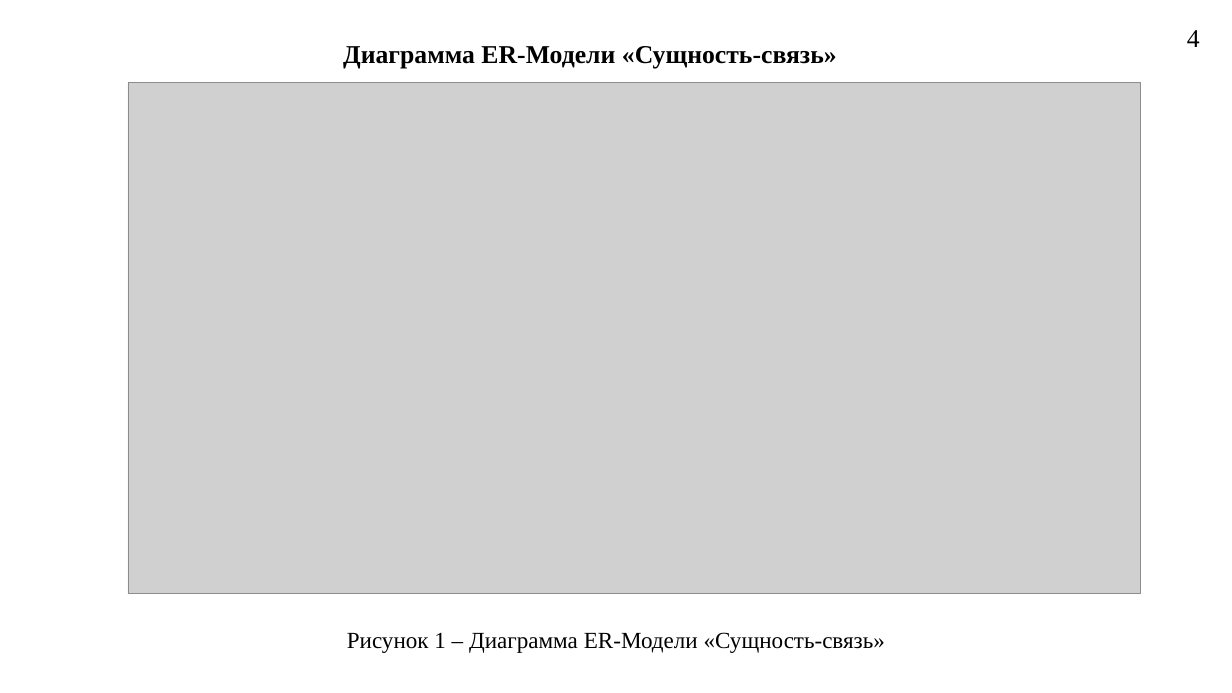
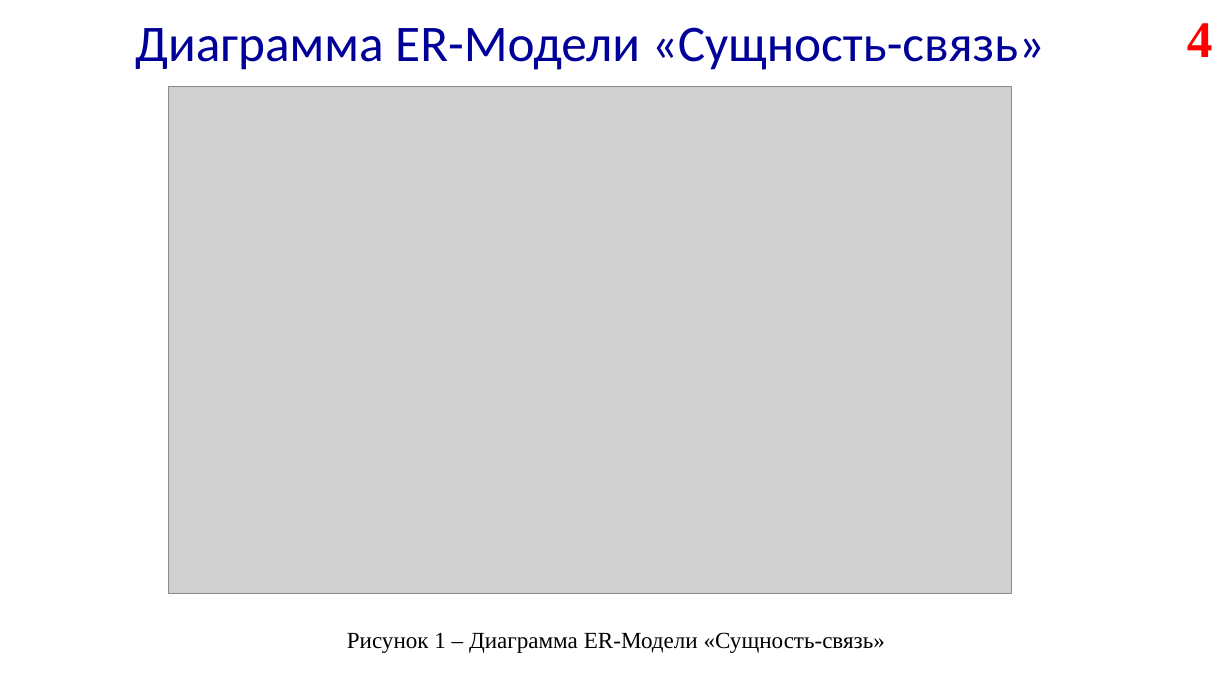
Before and after one commit to Skullester/AirportManager, a slide deck: slide 4 of Презентация.pptx. Drawn at 1232x693 pixels with LibreOffice and Linux fonts; fonts in the diff are those of the drawing; grey boxes stand for pictures. Boxes give left, top, right and bottom in pixels: in the first picture for what was removed or moved away, otherwise in the second. Text is boxed around its words. In the diff, an @@ line names an element or a change of style, - is before the commit and + after.

```diff
--- a/Презентация.pptx
+++ b/Презентация.pptx
@@ title "Диаграмма ER-Модели «Сущность-связь»": place and size @@
-title "Диаграмма ER-Модели «Сущность-связь»" at <box>343,46,837,69</box>
+title "Диаграмма ER-Модели «Сущность-связь»" at <box>135,27,1045,70</box>
@@ title "Диаграмма ER-Модели «Сущность-связь»" at <box>135,27,1045,70</box>: size 20 to 40 pt, font Times New Roman to Calibri, text colour #000000 to #000099, bold off @@
@@ page number: place and size @@
-page number at <box>1187,30,1200,47</box>
+page number at <box>1187,23,1213,57</box>
@@ page number at <box>1187,23,1213,57</box>: size 20 to 40 pt, text colour #000000 to #FF0000, bold on @@
@@ picture: place and size @@
-picture at <box>128,83,1141,594</box>
+picture at <box>168,87,1011,593</box>
```
Also in this commit, not shown: 7 other slides changed, 8 slides added, 8 slides removed.
